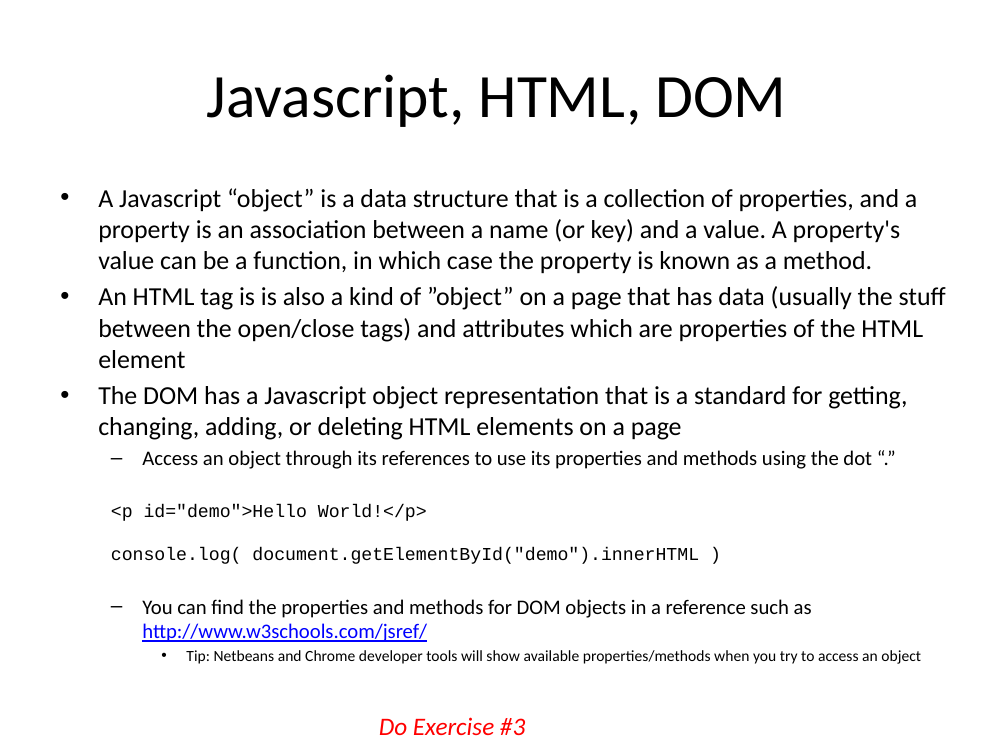
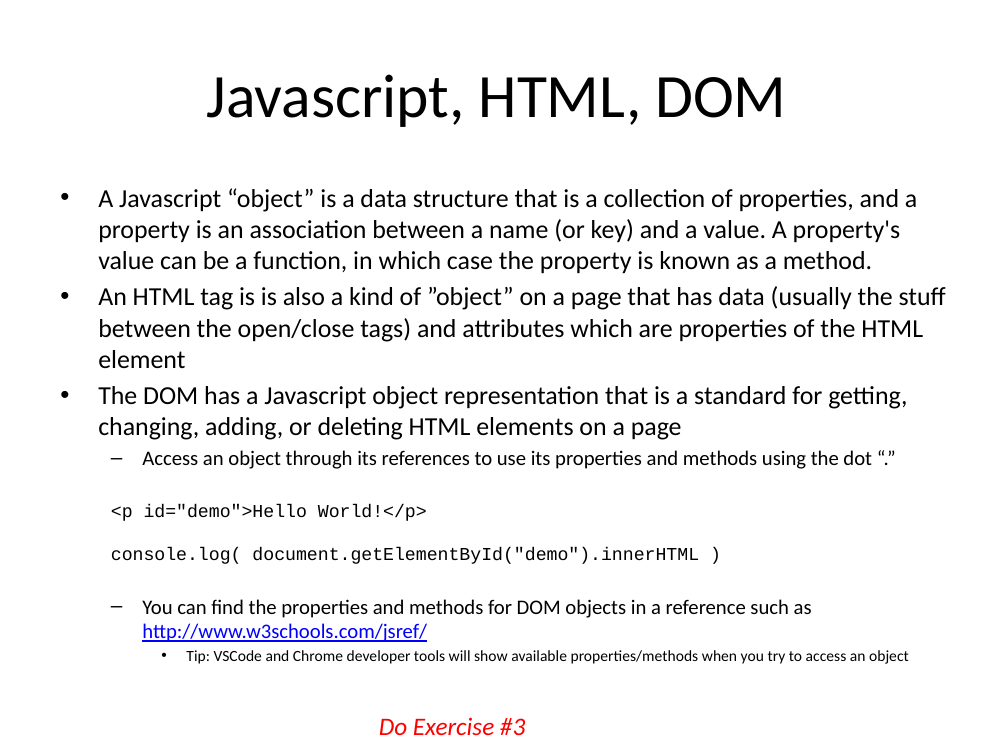
Before and after one commit to dport96/ITM352, a slide deck: slide 5 of morea/040.dynamic-web-pages/ITM352_client_side_processing.pptx. Drawn at 1008x756 pixels with LibreOffice and Linux fonts; fonts in the diff are those of the drawing. Boxes give left, top, right and bottom in pixels: in the first picture for what was removed or moved away, otherwise in the second. Text is boxed around its words. In the diff, an @@ line names an element or a change of style, - is before the commit and + after.

```diff
--- a/morea/040.dynamic-web-pages/ITM352_client_side_processing.pptx
+++ b/morea/040.dynamic-web-pages/ITM352_client_side_processing.pptx
@@ text at (186, 650, 909, 664): text changed @@
-    • Tip: Netbeans and Chrome developer tools will show available properties/methods when you try to access an object
+    • Tip: VSCode and Chrome developer tools will show available properties/methods when you try to access an object
```
Also in this commit, not shown: 2 other files.
